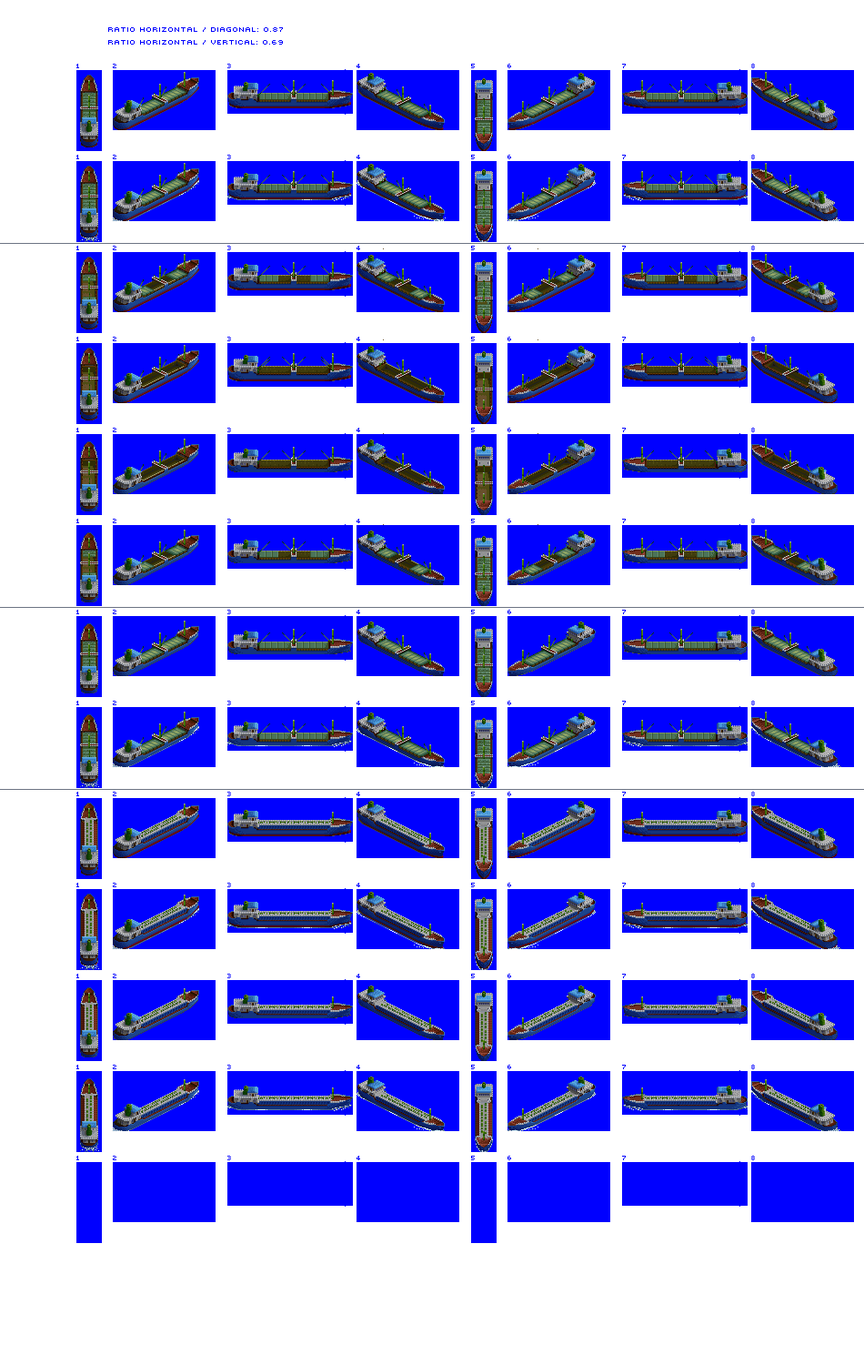
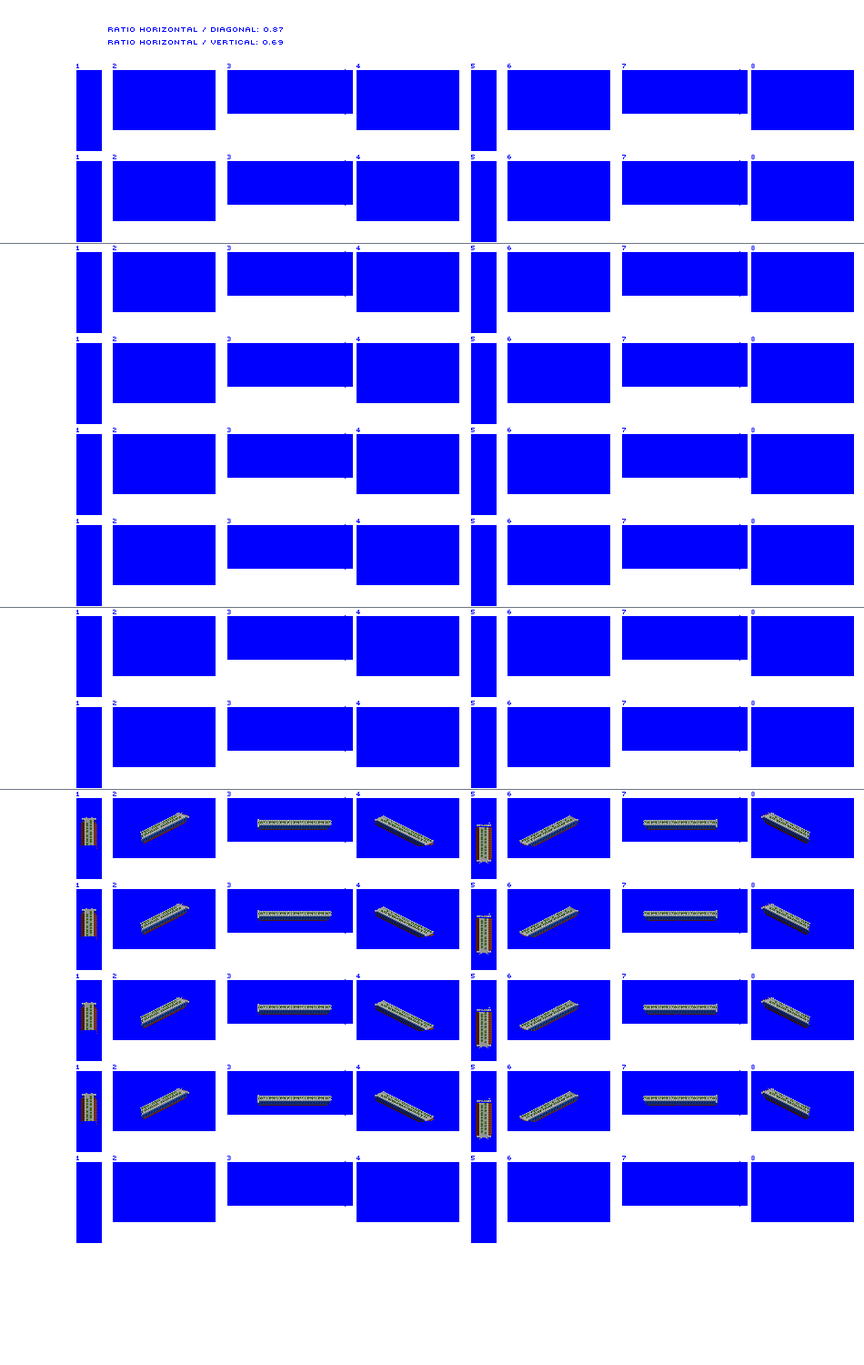
Layers edited between the first and the second (864, 1365) image:
hid "prop / bow wash" over [80, 180, 842, 1152]
moved "tanker" above "gen 1 coaster" over [80, 811, 811, 1140]
removed layer "Hatches Overlay" over [81, 87, 810, 774]
removed layer "Hold Overlay" (was dissolve) over [81, 248, 810, 592]
removed layer "Large Coaster" over [80, 72, 838, 1152]
renamed "cranes" to "gen 1 coaster", hid it, painted on it over [80, 71, 838, 1152]
removed layer "Hatch divider" over [80, 90, 802, 759]
